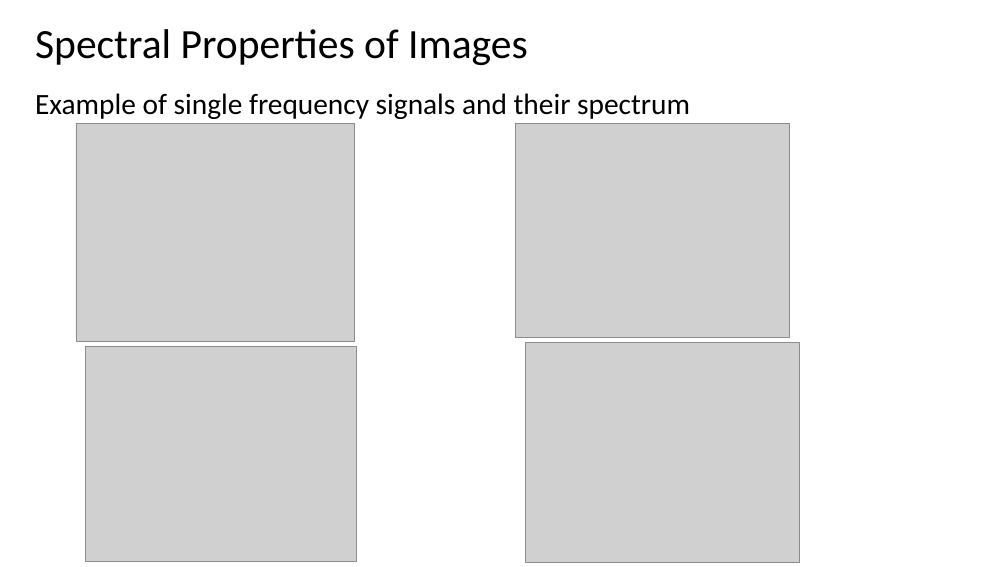
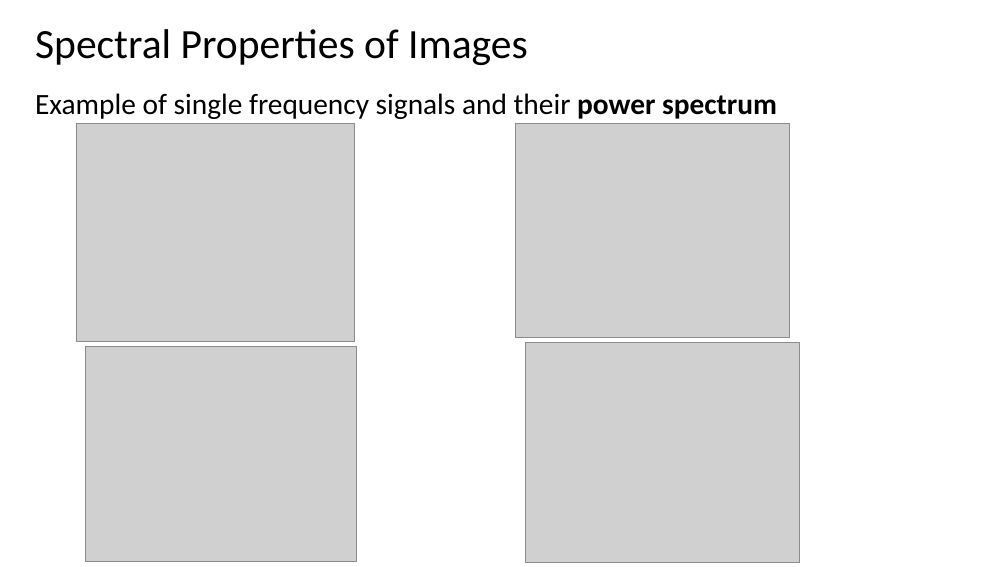
Before and after one commit to StephenElston/CSCI-E25, a slide deck: slide 33 of Slides/2_ConvolutionFilterig.pptx (slide 37 before the commit). Drawn at 1008x567 pixels with LibreOffice and Linux fonts; fonts in the diff are those of the drawing; grey boxes stand for pictures. Boxes give left, top, right and bottom in pixels: in the first picture for what was removed or moved away, otherwise in the second. Text is boxed around its words. In the diff, an @@ line names an element or a change of style, - is before the commit and + after.

```diff
--- a/Slides/2_ConvolutionFilterig.pptx
+++ b/Slides/2_ConvolutionFilterig.pptx
@@ text at (35,93,777,119): text changed @@
-Example of single frequency signals and their spectrum
+Example of single frequency signals and their power spectrum
```
Also in this commit, not shown: 6 other slides changed, 1 slide added, 3 slides removed.
